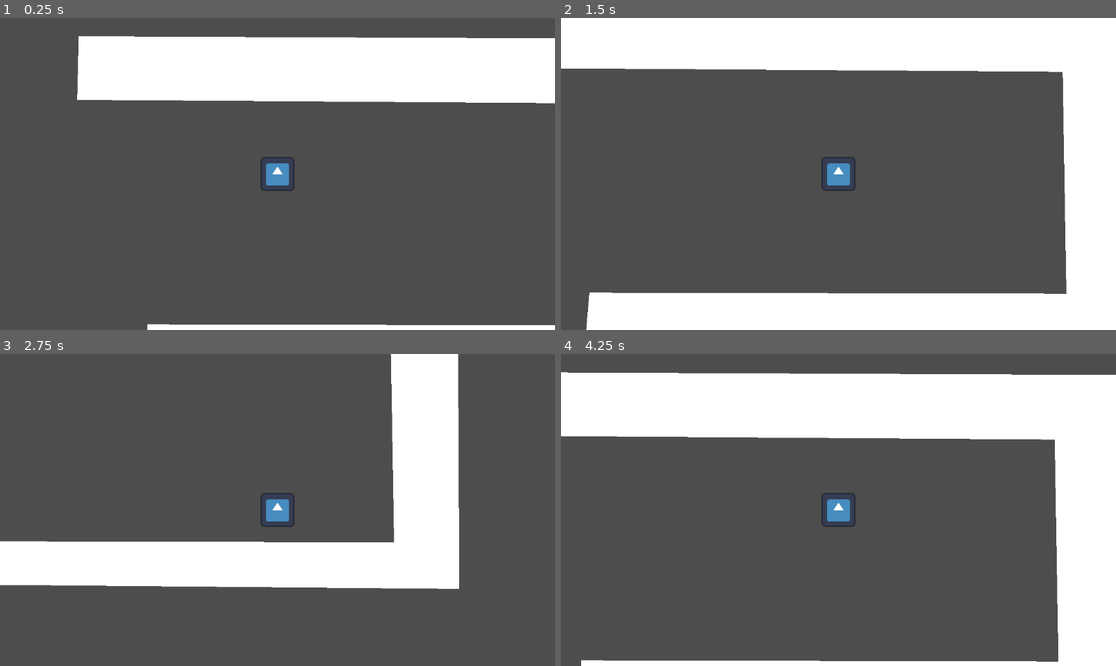
Above: before the commit, frames 1-4 (two rows, left to right).
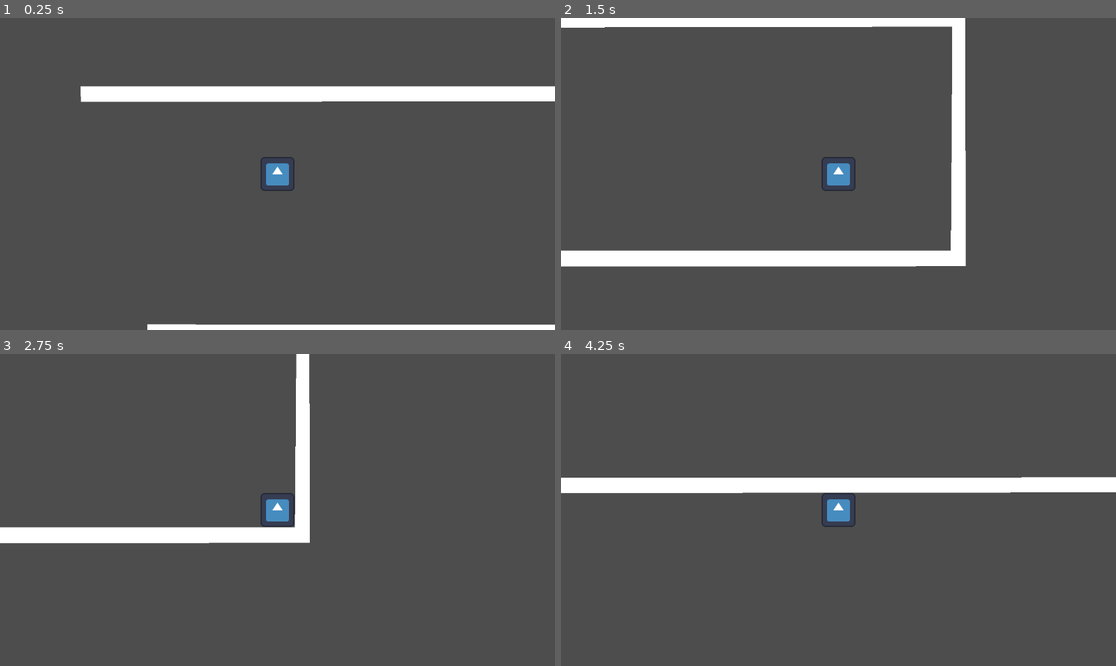
Above: after the commit, the same moments.

Repository: Marcopole11/minijam178
Game: Godot game, scene res://mundo.tscn
Two runs of this game, one before a commit and one after it. Both use one fixed random seed, a clock stepped at 60 frames per second and the inputs below. The engine's default icon, where the game draws it, is replaced by a stand-in: a white triangle on a blue panel in a dark square.
Inputs:
- Up to frame 1 (0.25 s): no input
- Up to frame 2 (1.5 s): tap Enter at 0.5 s; hold D (move_right) 0.53-1.28 s; hold S (move_down) from 1.28 s (still down)
- Up to frame 3 (2.75 s): release S (move_down) at 2.03 s; hold D (move_right) from 2.03 s (still down)
- Up to frame 4 (4.25 s): release D (move_right) at 2.78 s; hold W (move_up) 2.78-3.53 s; hold A (move_left) from 3.53 s (still down)

The runs differ from the first frame. In frame 1, 14% of the frame differs, in the area x 13-100%, y 5-99%; in frame 2, 38%, in the area x 0-100%, y 0-100%; in frame 3, 23%; in frame 4, 34%.

Commit message:
modificacion del poligono

Diff:
--- a/minijam178/mundo.tscn
+++ b/minijam178/mundo.tscn
@@ -4,14 +4,13 @@
 
 [node name="Node2D" type="Node2D"]
 
-[node name="PERSONAJE" parent="." instance=ExtResource("1_4w6mk")]
-SPEED = 300.0
-
 [node name="Polygon2D" type="StaticBody2D" parent="."]
 position = Vector2(10, 13)
 
 [node name="CollisionPolygon2D" type="CollisionPolygon2D" parent="Polygon2D"]
-polygon = PackedVector2Array(-7, -18, 1145, 2, 1155, 642, 124, 637, 127, 544, 1029, 549, 1024, 126, -4, 123)
+polygon = PackedVector2Array(3, 96, 582, 97, 1141, 97, 1141, 574, 129, 576, 130, 545, 1111, 545, 1113, 123, 4, 126)
 
 [node name="Polygon2D" type="Polygon2D" parent="Polygon2D"]
-polygon = PackedVector2Array(0, 1, -3, 121, 1023, 128, 1030, 547, 130, 545, 123, 626, 1153, 635, 1150, 6)
+polygon = PackedVector2Array(3, 96, 4, 125, 1115, 123, 1112, 546, 130, 545, 129, 576, 1140, 575, 1139, 95)
+
+[node name="PERSONAJE" parent="." instance=ExtResource("1_4w6mk")]
